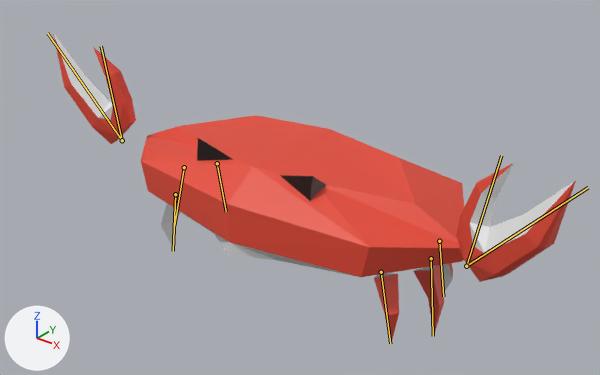
Renders of the Blender file crabs/Blender/crab.blend from each side of a commit.
Both versions are drawn from a 50 mm lens placed at (13.18, -15.84, 12.87), pointed at (0.98, -0.58, 3.41). Every picture has the same lights, and +X, +Y and +Z are marked at lower left. Both versions are drawn at frame 12 of the action 'ArmatureAction'; the numbers are the values there. The bones that bend it are drawn over the model as lines.

Names of what the first picture shows: 'Crab', 'Shell'.
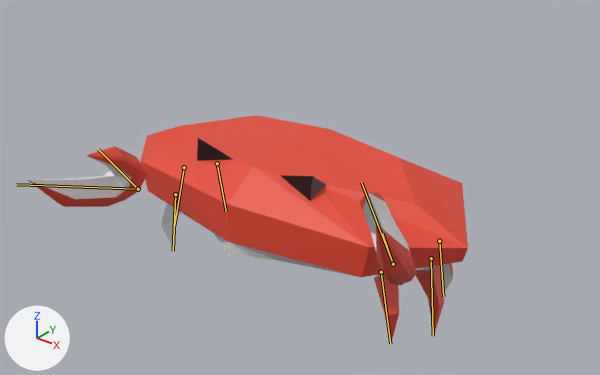
Commit message: fix(crabs): make animations more agressive

Pixel boxes [x1, y1, x2, y2] of what changed, in the pictures (600 x 375 px):
'Crab', posed (19% narrower, 36% shorter)
    before: [53, 33, 576, 343]
    after: [28, 146, 453, 343]
bone 'claw_bottom.L', root to tip
    before: (122, 140) to (47, 33)
    after: (138, 189) to (16, 184)
bone 'claw_top.L', root to tip
    before: (122, 140) to (101, 46)
    after: (138, 189) to (98, 149)
bone 'claw_bottom.R', root to tip
    before: (466, 266) to (588, 187)
    after: (393, 264) to (382, 233)
bone 'claw_top.R', root to tip
    before: (466, 266) to (501, 155)
    after: (393, 264) to (361, 182)

What the commit changed:
Bone 'claw_bottom.L' (bone_claw_bottom_l) moves from (0.0, 0.0, 0.0) to (2.25, -1.76, -2.2).
Bone 'claw_bottom.L' (bone_claw_bottom_l) turns from (-4, -1, 1) to (-17, 1, -67) degrees about its own x, y and z.
Bone 'claw_top.L' (bone_claw_top_l) moves from (0.0, 0.0, 0.0) to (2.0, -0.35, -2.98).
Bone 'claw_top.L' (bone_claw_top_l) turns from (3, 1, 0) to (-31, 38, -64) degrees about its own x, y and z.
Bone 'claw_bottom.R' (bone_claw_bottom_r) moves from (0.0, 0.0, 0.0) to (-1.09, -0.79, -1.0).
Bone 'claw_bottom.R' (bone_claw_bottom_r) turns from (-2, 0, 0) to (-9, -3, 38) degrees about its own x, y and z.
Bone 'claw_top.R' (bone_claw_top_r) moves from (0.0, 0.0, 0.0) to (-0.98, -0.16, -1.36).
Bone 'claw_top.R' (bone_claw_top_r) turns from (4, 0, 0) to (-6, -23, 31) degrees about its own x, y and z.
